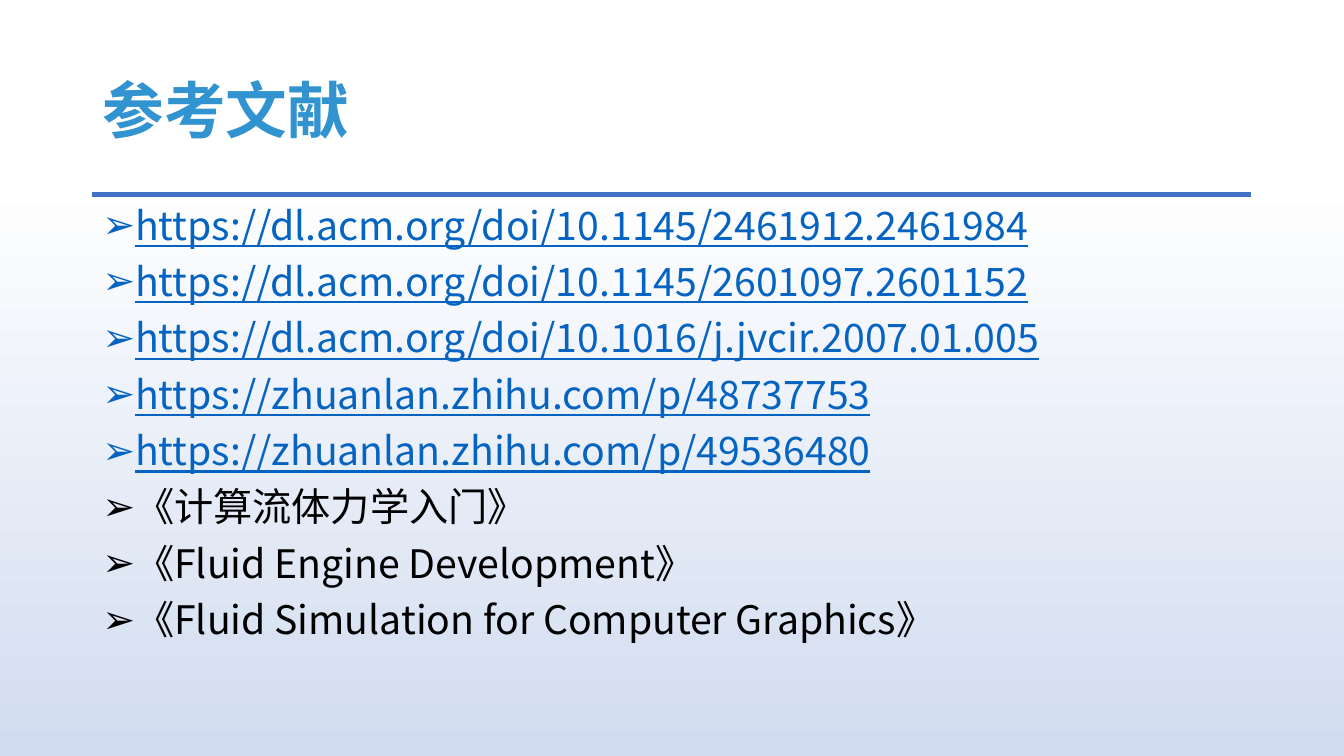
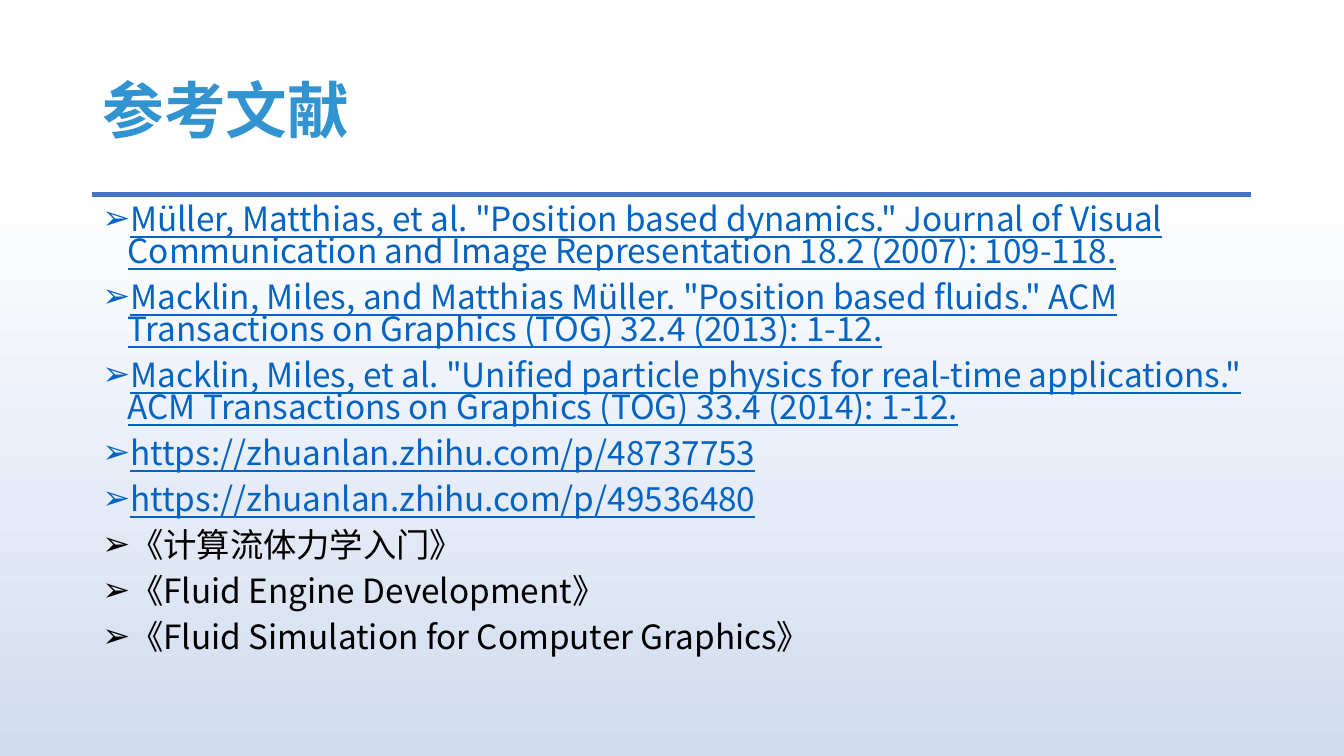
Before and after one commit to answerear/UnityFluid, a slide deck: slide 22 of doc/流体模拟入门分享-Part II.pptx (slide 41 before the commit). Drawn at 1344x756 pixels with LibreOffice and Linux fonts; fonts in the diff are those of the drawing. Boxes give left, top, right and bottom in pixels: in the first picture for what was removed or moved away, otherwise in the second. Text is boxed around its words. In the diff, an @@ line names an element or a change of style, - is before the commit and + after.

Commit message:
Modified   doc/流体模拟入门分享-Part II.pptx Added      doc/基于物理的流体模拟-PBD部分.md

```diff
--- a/doc/流体模拟入门分享-Part II.pptx
+++ b/doc/流体模拟入门分享-Part II.pptx
@@ text at (x1=128, y1=204, x2=1242, y2=427): text changed; size 28 to 23.8 pt @@
-➢ https://dl.acm.org/doi/10.1145/2461912.2461984
-➢ https://dl.acm.org/doi/10.1145/2601097.2601152
-➢ https://dl.acm.org/doi/10.1016/j.jvcir.2007.01.005
+➢ Müller, Matthias, et al. "Position based dynamics." Journal of Visual Communication and Image Representation 18.2 (2007): 109-118.
+➢ Macklin, Miles, and Matthias Müller. "Position based fluids." ACM Transactions on Graphics (TOG) 32.4 (2013): 1-12.
+➢ Macklin, Miles, et al. "Unified particle physics for real-time applications." ACM Transactions on Graphics (TOG) 33.4 (2014): 1-12.
@@ text at (x1=130, y1=438, x2=810, y2=657): size 28 to 23.8 pt in "https://zhuanlan.zhihu.com/p/48737753", "https://zhuanlan.zhihu.com/p/49536480", "《计算流体力学入门》", "《Fluid Engine Development》" and 1 more places; line spacing 0.9 to 0.8 @@
```
Also in this commit, not shown: 6 other slides changed, 5 slides added, 24 slides removed, 1 other file.
